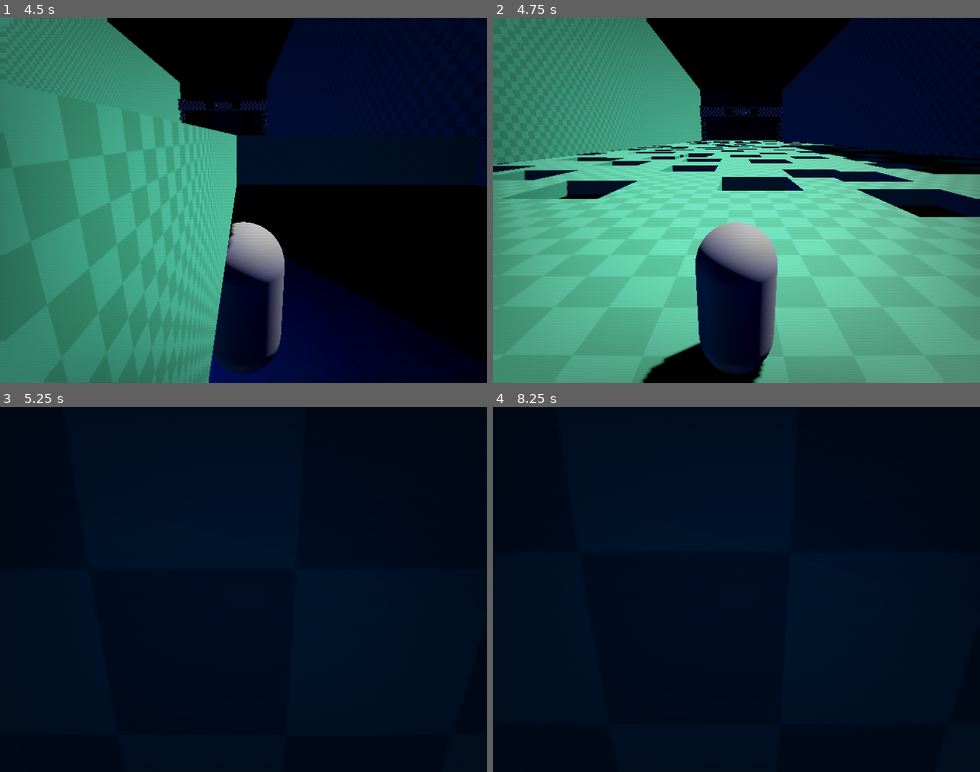
Above: before the commit, frames 1-4 (two rows, left to right).
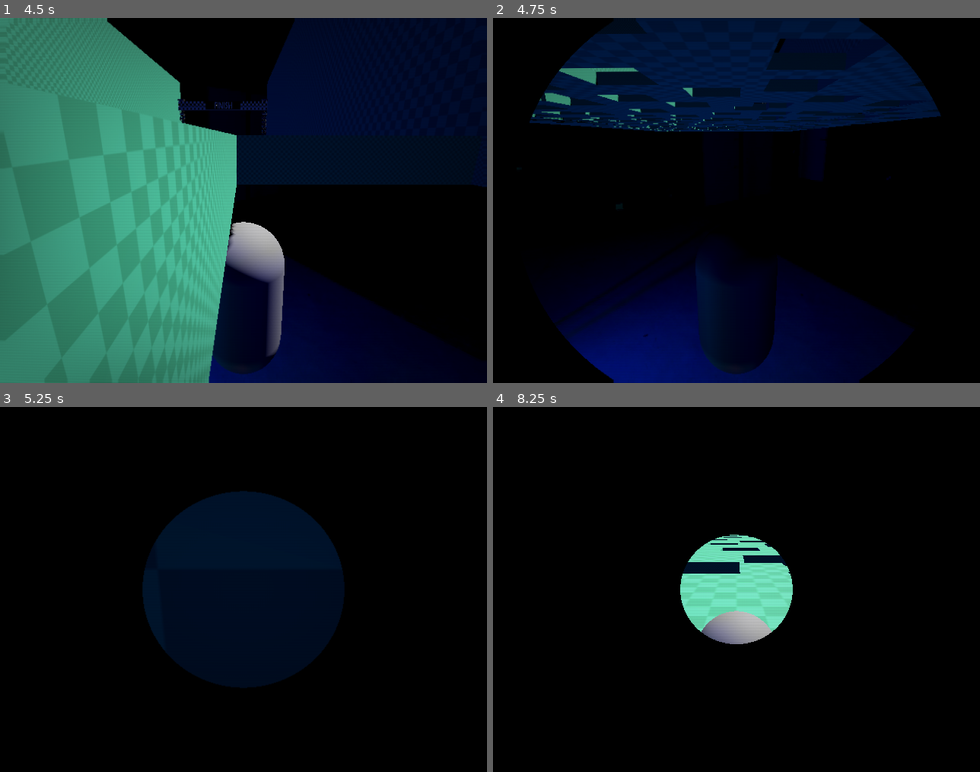
Above: after the commit, the same moments.

Repository: lognasmeow/Wonder
Game: Godot game, scene res://Maps/map_main.tscn
Same seed, same stepped clock (60 frames per second), same inputs: the game is played once before the commit and once after it.
Inputs:
- Up to frame 1 (4.5 s): tap Enter at 0.5, 2.75 s; hold D (right) 0.53-1.28 s; tap Space (jump) at 0.77, 1.52, 2, 3.02, 3.77 s; hold S (down) 1.28-2.03 s; hold D (right) 2.03-2.78 s; hold W (up) 2.78-3.53 s; hold A (left) from 3.53 s (still down)
- Up to frame 2 (4.75 s): keep holding A (left); tap Space (jump) at 4.52 s
- Up to frame 3 (5.25 s): release A (left) at 5.03 s; hold S (down) from 5.03 s (still down)
- Up to frame 4 (8.25 s): release S (down) at 5.78 s; hold D (right) 5.78-6.53 s; tap Space (jump) at 6.02, 6.5, 6.77, 7.52 s; hold W (up) 6.53-7.28 s; hold D (right) 7.28-8.03 s; hold S (down) from 8.03 s (still down)

Frame 1 is identical in both runs. In frame 2, 87% of the frame differs, in the area x 0-100%, y 0-100%; in frame 3, 66%; in frame 4, 83%.

Commit message:
animation fade in and out

Diff:
--- /dev/null
+++ b/Assets/Shaders/fadeCircle.gdshader
@@ -0,0 +1,14 @@
+shader_type canvas_item;
+
+uniform float circle_size : hint_range(0.0, 0.9) = 1.0;
+uniform float screen_aspect : hint_range(0.1, 10.0) = 1.3;
+
+void fragment() {
+    vec2 center = vec2(0.5, 0.5);
+    vec2 uv = UV - center;
+
+    uv.x *= screen_aspect;
+    float dist = length(uv);
+	float alpha = step(circle_size, dist);
+    COLOR = vec4(0.0, 0.0, 0.0, alpha);
+}
--- a/Maps/map_main.gd
+++ b/Maps/map_main.gd
@@ -3,14 +3,24 @@
 @onready var playerSpawnPoint = $Marker3D_PlayerSpawn
 @onready var player = $Player
 
-# Called when the node enters the scene tree for the first time.
+signal transitioningOut
+signal transitioningIn
+
 func _ready():
 	player.global_position = playerSpawnPoint.global_position
 
 
 func _on_player_entered_fall_plane():
+	transitioningOut.emit()
+	await get_tree().create_timer(0.5).timeout
 	player.global_position = playerSpawnPoint.global_position
+	transitioningIn.emit()
+	await get_tree().create_timer(0.5).timeout
 
 
 func _on_player_entered_finish_line():
+	transitioningOut.emit()
+	await get_tree().create_timer(0.5).timeout
 	player.global_position = playerSpawnPoint.global_position
+	transitioningIn.emit()
+	await get_tree().create_timer(0.5).timeout
--- a/Maps/map_main.tscn
+++ b/Maps/map_main.tscn
@@ -7,6 +7,7 @@
 [ext_resource type="PackedScene" uid="uid://dnmj8afkcdxkx" path="res://Functional Areas/FallPlane/fallPlane.tscn" id="5_3721q"]
 [ext_resource type="PackedScene" uid="uid://b7ueai68mlg27" path="res://Functional Areas/FinishLine/Area_FinishLine.tscn" id="6_rhhk7"]
 [ext_resource type="PackedScene" uid="uid://crhtgwpy542xa" path="res://Assets/Models/Finish Line/finishLine.tscn" id="7_uov7h"]
+[ext_resource type="PackedScene" uid="uid://bb4grpuxtpb3k" path="res://UI/Transitions/FadeCircle/FadeCircle.tscn" id="8_0in5n"]
 
 [sub_resource type="PanoramaSkyMaterial" id="PanoramaSkyMaterial_1q4cs"]
 panorama = ExtResource("1_jf03b")
@@ -33,10 +34,10 @@
 [node name="WorldEnvironment" type="WorldEnvironment" parent="." unique_id=867629201]
 environment = SubResource("Environment_mktg1")
 
-[node name="ArenaMain" parent="." unique_id=1776905858 instance=ExtResource("1_jvluu")]
-
 [node name="Player" parent="." unique_id=65660136 instance=ExtResource("2_mktg1")]
 transform = Transform3D(1, 0, 0, 0, 1, 0, 0, 0, 1, 0, 1.6951053, 45.02008)
+
+[node name="ArenaMain" parent="." unique_id=1776905858 instance=ExtResource("1_jvluu")]
 
 [node name="Marker3D_PlayerSpawn" type="Marker3D" parent="." unique_id=1223064160]
 transform = Transform3D(1, 0, 0, 0, 1, 0, 0, 0, 1, 0, 1.6785837, 45.02707)
@@ -52,6 +53,16 @@
 [node name="FinishLineModel" parent="FinishLine" unique_id=1955813330 instance=ExtResource("7_uov7h")]
 transform = Transform3D(1, 0, 0, 0, 1, 0, 0, 0, 1, 0, 0.9686413, -141.77754)
 
+[node name="UI" type="Control" parent="." unique_id=1671717937]
+layout_mode = 3
+anchors_preset = 0
+offset_right = 640.0
+offset_bottom = 480.0
+
+[node name="FadeCircle" parent="UI" unique_id=442821733 instance=ExtResource("8_0in5n")]
+
+[connection signal="transitioningIn" from="." to="UI/FadeCircle" method="_on_map_main_transitioning_in"]
+[connection signal="transitioningOut" from="." to="UI/FadeCircle" method="_on_map_main_transitioning_out"]
 [connection signal="enteredFallPlane" from="Player" to="." method="_on_player_entered_fall_plane"]
 [connection signal="enteredFinishLine" from="Player" to="." method="_on_player_entered_finish_line"]
 [connection signal="body_entered" from="FallPlane" to="Player" method="_on_fall_plane_body_entered"]
--- a/Player/player.gd
+++ b/Player/player.gd
@@ -31,9 +31,11 @@
 		velocity.z = move_toward(velocity.z, 0, SPEED)
 
 
-func _on_fall_plane_body_entered(_body):
-	enteredFallPlane.emit()
+func _on_fall_plane_body_entered(body):
+	if (body.name == "Player"):
+		enteredFallPlane.emit()
 
 
-func _on_area_finish_line_body_entered(_body):
-	enteredFinishLine.emit()
+func _on_area_finish_line_body_entered(body):
+	if (body.name == "Player"):
+		enteredFinishLine.emit()
--- /dev/null
+++ b/UI/Transitions/FadeCircle/FadeCircle.tscn
@@ -0,0 +1,75 @@
+[gd_scene format=3 uid="uid://bb4grpuxtpb3k"]
+
+[ext_resource type="Script" uid="uid://81fgvvw1mdcu" path="res://UI/Transitions/FadeCircle/fade_circle.gd" id="1_dljto"]
+[ext_resource type="Shader" uid="uid://dycflfidfk6x0" path="res://Assets/Shaders/fadeCircle.gdshader" id="1_i5cpx"]
+
+[sub_resource type="ShaderMaterial" id="ShaderMaterial_dljto"]
+shader = ExtResource("1_i5cpx")
+shader_parameter/circle_size = 0.90000004275
+shader_parameter/screen_aspect = 1.3000000584901201
+
+[sub_resource type="Animation" id="Animation_trr4v"]
+length = 0.001
+tracks/0/type = "value"
+tracks/0/imported = false
+tracks/0/enabled = true
+tracks/0/path = NodePath("ColorRect:material:shader_parameter/circle_size")
+tracks/0/interp = 1
+tracks/0/loop_wrap = true
+tracks/0/keys = {
+"times": PackedFloat32Array(0),
+"transitions": PackedFloat32Array(1),
+"update": 0,
+"values": [0.90000004275]
+}
+
+[sub_resource type="Animation" id="Animation_q0cio"]
+resource_name = "fadeIn"
+length = 0.5
+tracks/0/type = "value"
+tracks/0/imported = false
+tracks/0/enabled = true
+tracks/0/path = NodePath("ColorRect:material:shader_parameter/circle_size")
+tracks/0/interp = 1
+tracks/0/loop_wrap = true
+tracks/0/keys = {
+"times": PackedFloat32Array(0, 0.5),
+"transitions": PackedFloat32Array(1, 1),
+"update": 0,
+"values": [0.0, 0.89999997615814]
+}
+
+[sub_resource type="Animation" id="Animation_dljto"]
+resource_name = "fadeOut"
+length = 0.5
+tracks/0/type = "value"
+tracks/0/imported = false
+tracks/0/enabled = true
+tracks/0/path = NodePath("ColorRect:material:shader_parameter/circle_size")
+tracks/0/interp = 1
+tracks/0/loop_wrap = true
+tracks/0/keys = {
+"times": PackedFloat32Array(0, 0.5),
+"transitions": PackedFloat32Array(1, 1),
+"update": 0,
+"values": [0.90000004275, 0.0]
+}
+
+[sub_resource type="AnimationLibrary" id="AnimationLibrary_trr4v"]
+_data = {
+&"RESET": SubResource("Animation_trr4v"),
+&"fadeIn": SubResource("Animation_q0cio"),
+&"fadeOut": SubResource("Animation_dljto")
+}
+
+[node name="FadeCircle" type="CanvasLayer" unique_id=442821733]
+script = ExtResource("1_dljto")
+
+[node name="ColorRect" type="ColorRect" parent="." unique_id=41129232]
+material = SubResource("ShaderMaterial_dljto")
+offset_right = 640.0
+offset_bottom = 480.0
+mouse_filter = 2
+
+[node name="AnimationPlayer" type="AnimationPlayer" parent="." unique_id=1583563739]
+libraries/ = SubResource("AnimationLibrary_trr4v")
--- /dev/null
+++ b/UI/Transitions/FadeCircle/fade_circle.gd
@@ -0,0 +1,19 @@
+extends CanvasLayer
+
+@onready var animationPlayer: AnimationPlayer = $AnimationPlayer
+
+func fadeOut() -> void:
+	animationPlayer.play("fadeOut")
+	await animationPlayer.animation_finished
+
+func fadeIn() -> void:
+	animationPlayer.play("fadeIn")
+	await animationPlayer.animation_finished
+
+
+func _on_map_main_transitioning_out():
+	fadeOut()
+
+
+func _on_map_main_transitioning_in():
+	fadeIn()
--- a/project.godot
+++ b/project.godot
@@ -20,7 +20,6 @@
 
 window/size/viewport_width=640
 window/size/viewport_height=480
-window/size/mode=3
 window/stretch/mode="viewport"
 
 [input]
Not shown, added: Assets/Shaders/fadeCircle.gdshader.uid
Not shown, added: UI/Transitions/FadeCircle/fade_circle.gd.uid
